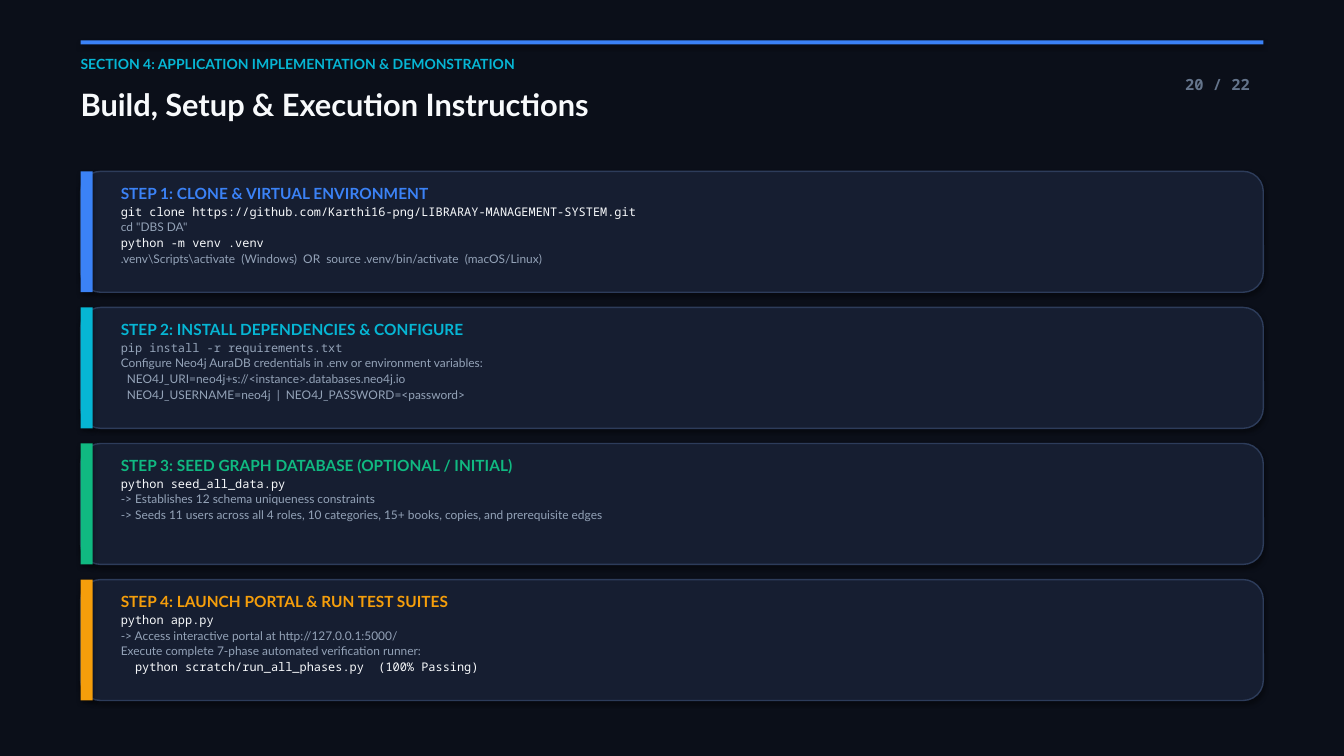
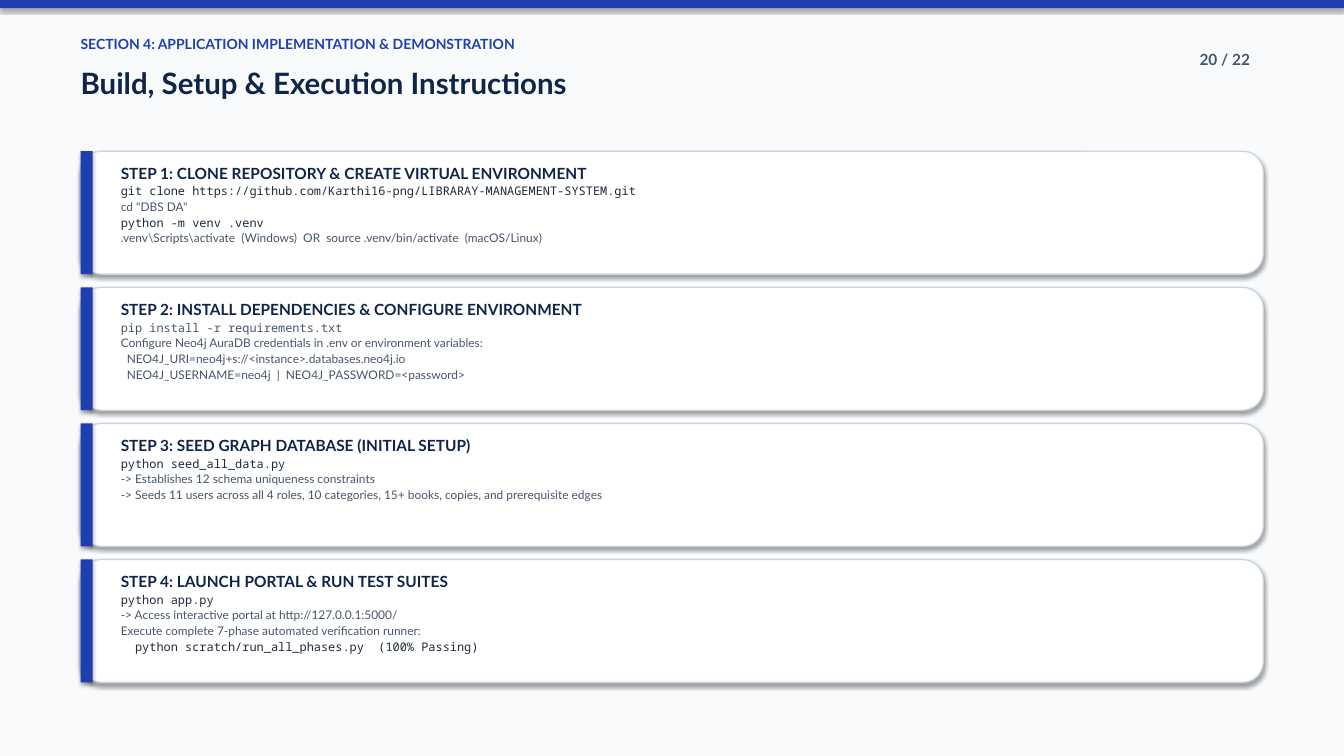
Before and after one commit to Karthi16-png/LIBRARAY-MANAGEMENT-SYSTEM, a slide deck: slide 20 of VITCC_Library_Management_System_Presentation.pptx. Drawn at 1344x756 pixels with LibreOffice and Linux fonts; fonts in the diff are those of the drawing. Boxes give left, top, right and bottom in pixels: in the first picture for what was removed or moved away, otherwise in the second. Text is boxed around its words. In the diff, an @@ line names an element or a change of style, - is before the commit and + after.

Commit message:
style: redesign presentation with clean professional college student academic styling

```diff
--- a/VITCC_Library_Management_System_Presentation.pptx
+++ b/VITCC_Library_Management_System_Presentation.pptx
@@ rectangle at bbox=[0, 0, 1344, 756]: fill #0B0F19 to #F8FAFC @@
@@ rectangle at bbox=[0, 0, 1344, 8]: fill #3B82F6 to #1E40AF @@
@@ rectangle: place and size @@
-rectangle at bbox=[81, 40, 1263, 44]
+rectangle at bbox=[0, 0, 1344, 8]
@@ text "SECTION 4: APPLICATION IMPLEMENTATION & ...": place and size @@
-text "SECTION 4: APPLICATION IMPLEMENTATION & ..." at bbox=[81, 59, 515, 69]
+text "SECTION 4: APPLICATION IMPLEMENTATION & ..." at bbox=[81, 38, 515, 49]
@@ text "SECTION 4: APPLICATION IMPLEMENTATION & ..." at bbox=[81, 38, 515, 49]: text colour #06B6D4 to #1E40AF @@
@@ text "20 / 22": place and size @@
-text "20 / 22" at bbox=[1185, 79, 1250, 90]
+text "20 / 22" at bbox=[1200, 53, 1250, 65]
@@ text "20 / 22" at bbox=[1200, 53, 1250, 65]: font Noto Sans Mono to Lato, text colour #64748B to #475569 @@
@@ text "Build, Setup & Execution Instructions" at bbox=[81, 72, 567, 99]: size 22 to 21 pt, text colour #F8FAFC to #0F2547 @@
@@ rectangle at bbox=[81, 151, 93, 274]: fill #3B82F6 to #1E40AF @@
@@ text at bbox=[121, 167, 587, 179]: text changed; text colour #3B82F6 to #0F2547 @@
-STEP 1: CLONE & VIRTUAL ENVIRONMENT
+STEP 1: CLONE REPOSITORY & CREATE VIRTUAL ENVIRONMENT
@@ text at bbox=[121, 186, 636, 244]: text colour #F8FAFC to #1E293B in "git clone https://github.com/Karthi16-png/LIBRARAY-MANAGEMEN ...", "python -m venv .venv"; text colour #94A3B8 to #475569 in "cd "DBS DA"", ".venv\Scripts\activate (Windows) OR source .venv/bin/activat ..." @@
@@ rectangle at bbox=[81, 287, 93, 410]: fill #06B6D4 to #1E40AF @@
@@ text at bbox=[121, 303, 582, 315]: text changed; text colour #06B6D4 to #0F2547 @@
-STEP 2: INSTALL DEPENDENCIES & CONFIGURE
+STEP 2: INSTALL DEPENDENCIES & CONFIGURE ENVIRONMENT
@@ text at bbox=[121, 323, 483, 381]: text colour #94A3B8 to #475569 in "pip install -r requirements.txt", "Configure Neo4j AuraDB credentials in .env or ...", "NEO4J_URI=neo4j+s://<instance>.databases.neo4j.io", "NEO4J_USERNAME=neo4j | NEO4J_PASSWORD=<password>" @@
@@ rectangle at bbox=[81, 423, 93, 546]: fill #10B981 to #1E40AF @@
@@ text at bbox=[121, 439, 470, 454]: text changed; text colour #10B981 to #0F2547 @@
-STEP 3: SEED GRAPH DATABASE (OPTIONAL / INITIAL)
+STEP 3: SEED GRAPH DATABASE (INITIAL SETUP)
@@ text at bbox=[121, 459, 603, 501]: text colour #F8FAFC to #1E293B in "python seed_all_data.py"; text colour #94A3B8 to #475569 in "-> Establishes 12 schema uniqueness constraints", "-> Seeds 11 users across all 4 ..." @@
@@ 5 texts, 4 rounded rectangles, 4 rectangles: place and size @@
-5 texts, 4 rounded rectangles, 4 rectangles at bbox=[81, 93, 1263, 701]
+5 texts, 4 rounded rectangles, 4 rectangles at bbox=[81, 72, 1263, 683]
@@ fill #161E31 to #FFFFFF; outline #2D3C5A 1 pt to #CBD5E1 1 pt in 4 elements at bbox=[81, 287, 1263, 410], bbox=[81, 151, 1263, 274], bbox=[81, 423, 1263, 546], bbox=[81, 560, 1263, 683] @@
@@ rectangle at bbox=[81, 560, 93, 683]: fill #F59E0B to #1E40AF @@
@@ text "STEP 4: LAUNCH PORTAL & ..." at bbox=[121, 575, 478, 654]: text colour #F59E0B to #0F2547 in "STEP 4: LAUNCH PORTAL & RUN TEST ..."; text colour #F8FAFC to #1E293B in "python app.py", "python scratch/run_all_phases.py (100% Passing)"; text colour #94A3B8 to #475569 in "-> Access interactive portal at http://127.0.0.1:5000/", "Execute complete 7-phase automated verification runner:" @@
```
Also in this commit, not shown: 21 other slides changed, 1 other file.
